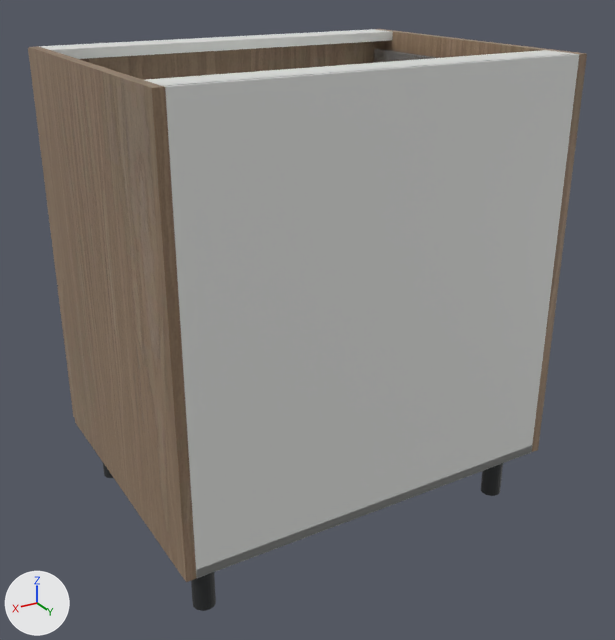
One commit to the glTF model storefront/public/cabinet-inventory/models/oppein-pb-mnw-3db30.glb: the scene before it, then after it.
Before and after are seen from a 50 mm camera at (1.152, 1.022, 1.028) aimed at (0.376, -0.271, 0.381). Arrows for +X, +Y and +Z are at lower left; the lights stay in place. The older version comes first. Where no turn or scale is listed for an object, it has been applied to the vertices.

Objects in the first picture: 'Adjustable foot.002', 'Cabinet back', 'Cabinet bottom', 'Cabinet side', 'Cabinet side.001', 'Drawer front.002', 'Top support rail', 'Top support rail.001' and 5 more.
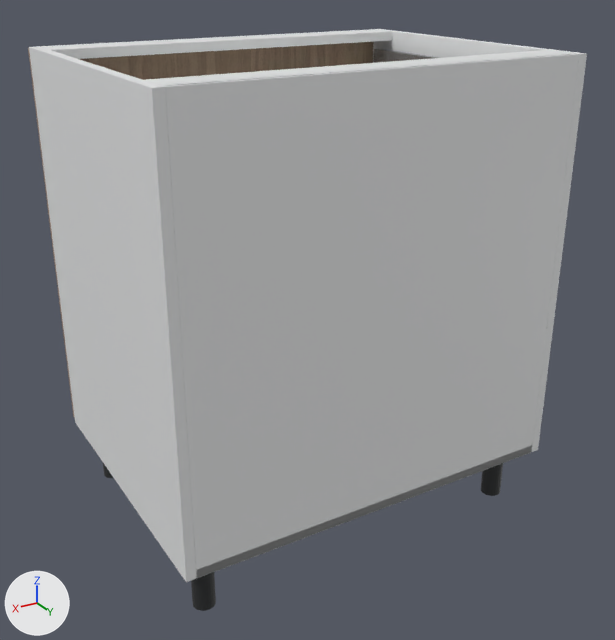
The change, as JSON lines over the scene's bpy script:
```json
{"op": "add", "block": "mat_white_cabinet_carcass", "code": ["mat_white_cabinet_carcass = principled_material('White cabinet carcass')", "mat_white_cabinet_carcass.base_color = (0.82, 0.83, 0.835)  # white #eaebec", "mat_white_cabinet_carcass.roughness = 0.48"]}
{"block": "me_cube", "where": "me_cube.from_pydata(...)  # 56 vertices, 108 faces; spans x -0.009..0.009, y -0.293..0.293, z -0.381..0.381"}
{"op": "remove", "block": "me_cube", "code": "me_cube.materials.append(mat_supplier_finish___natural_wood)  # picture img_oak"}
{"op": "add", "block": "me_cube", "code": "me_cube.materials.append(mat_white_cabinet_carcass)  # white #eaebec"}
{"block": "me_cube_001", "where": "me_cube_001.from_pydata(...)  # 56 vertices, 108 faces; spans x -0.009..0.009, y -0.293..0.293, z -0.381..0.381"}
{"op": "remove", "block": "me_cube_001", "code": "me_cube_001.materials.append(mat_supplier_finish___natural_wood)  # picture img_oak"}
{"op": "add", "block": "me_cube_001", "code": "me_cube_001.materials.append(mat_white_cabinet_carcass)  # white #eaebec"}
```

What differs and where, as boxes [x1, y1, x2, y2] in the pictures (615 x 640 px):
```json
{"object": "Cabinet side.001", "change": "recoloured", "before": [29, 46, 196, 582], "after": [29, 46, 196, 582], "on screen": "brown to white"}
{"object": "Cabinet side", "change": "recoloured", "before": [373, 29, 587, 452], "after": [373, 29, 587, 452]}
```
